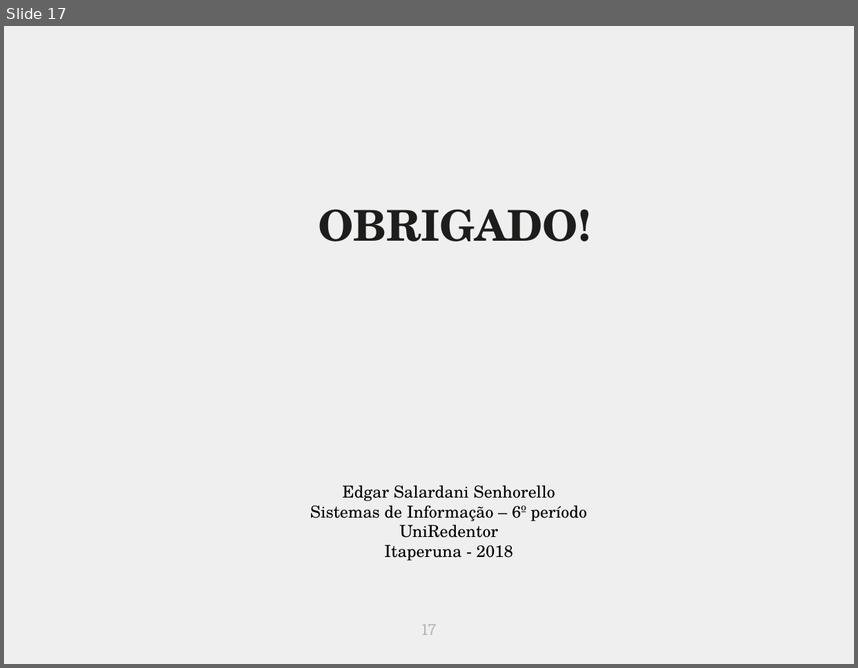
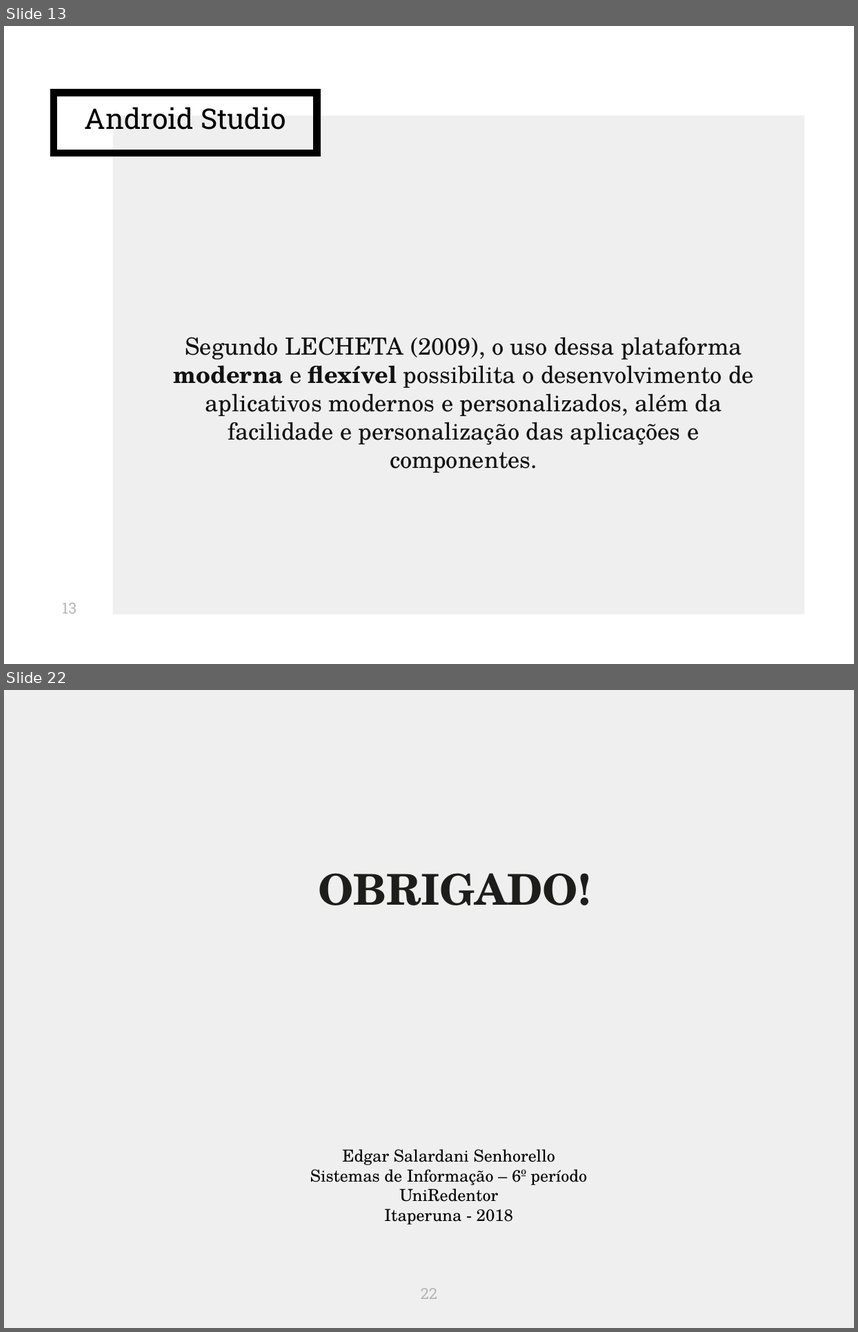
Before and after one commit to edgarssenhorello/Projetos, a slide deck: apresentação dica de lingerie.pptx. Shown one above the other, each under a label of ours: slide 17 before the commit, slides 13 and 22 after it; the slides between them are not shown. The pictures are 858x668 and 858x1332 pixels, drawn with LibreOffice and Linux fonts; fonts in the diff are those of the drawing. Boxes give left, top, right and bottom in pixels: in the first picture for what was removed or moved away, otherwise in the second. Text is boxed around its words. In the diff, an @@ line names an element or a change of style, - is before the commit and + after.

```diff
--- a/apresentação dica de lingerie.pptx
+++ b/apresentação dica de lingerie.pptx
@@ slide 13 added at [4, 26, 854, 664], background #FFFFFF @@
@@ title added at [53, 92, 317, 153], outline #000000 6 pt, 24 pt, text #000000 @@
+Android Studio
@@ rectangle added at [113, 115, 805, 613], fill #EFEFEF @@
@@ text added at [173, 336, 754, 472], 20 pt, text #111111 @@
+Segundo LECHETA (2009), o uso dessa plataforma moderna e flexível possibilita o desenvolvimento de aplicativos modernos e personalizados, além da facilidade e personalização das aplicações e componentes.
@@ page number added at [62, 602, 76, 613], 13 pt, text #B7B7B7 @@
+13
@@ what was slide 17 is now slide 22 @@
@@ page number at [421, 1288, 438, 1299]: text changed @@
-17
+22
```
Also in this commit, not shown: 14 slides changed, 6 other slides added, 2 slides removed.
